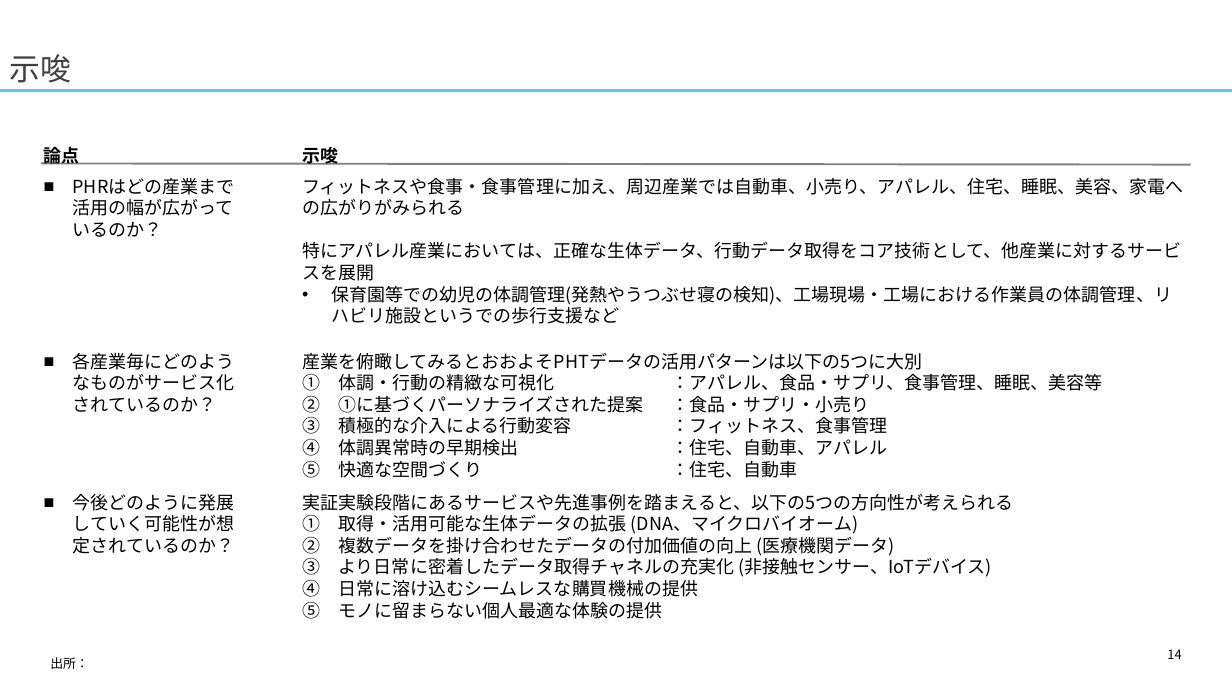
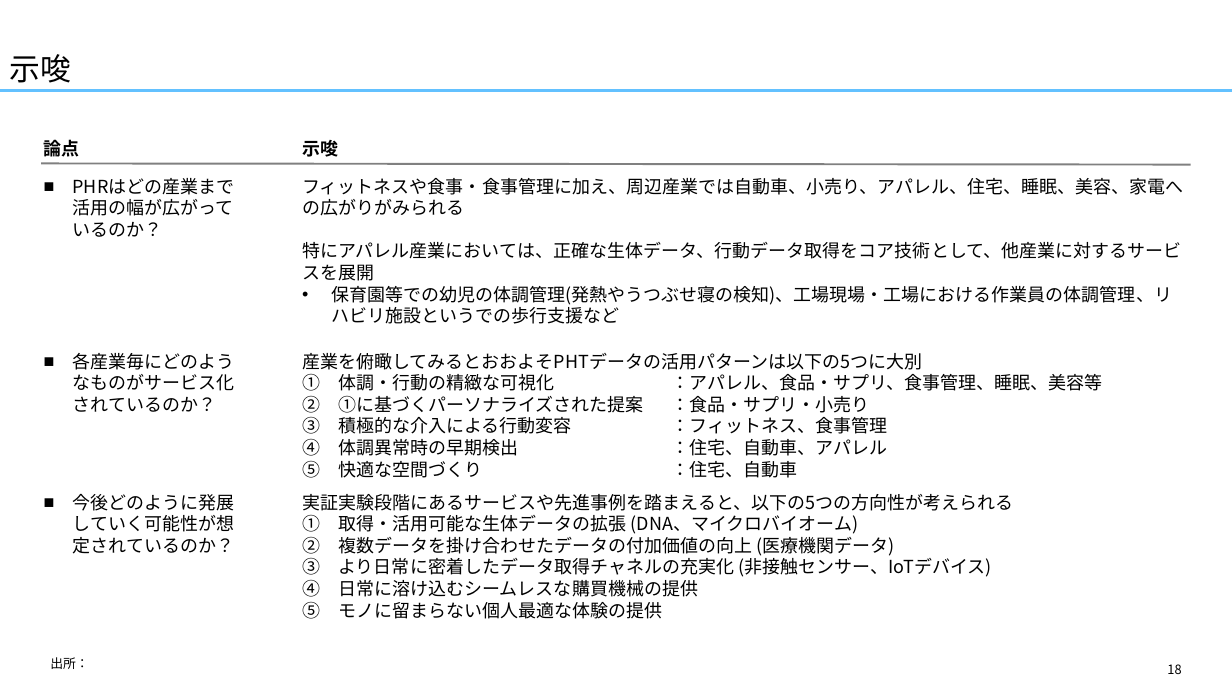
Before and after one commit to yuzucha16/dotfiles, a slide deck: slide 18 of office/Blank.potx (slide 14 before the commit). Drawn at 1232x693 pixels with LibreOffice and Linux fonts; fonts in the diff are those of the drawing. Boxes give left, top, right and bottom in pixels: in the first picture for what was removed or moved away, otherwise in the second. Text is boxed around its words. In the diff, an @@ line names an element or a change of style, - is before the commit and + after.

```diff
--- a/office/Blank.potx
+++ b/office/Blank.potx
@@ title "示唆" at (9,54,71,83): text colour #404040 to #000000 @@
@@ text "論点" rewrapped from (44,143,80,167) to (44,139,80,157) @@
@@ text "示唆": place and size @@
-text "示唆" at (302,147,338,165)
+text "示唆" at (302,140,338,157)
@@ page number at (1167,664,1181,674): text changed @@
-14
+18
```
Also in this commit, not shown: 24 other slides changed, 4 slides added.
